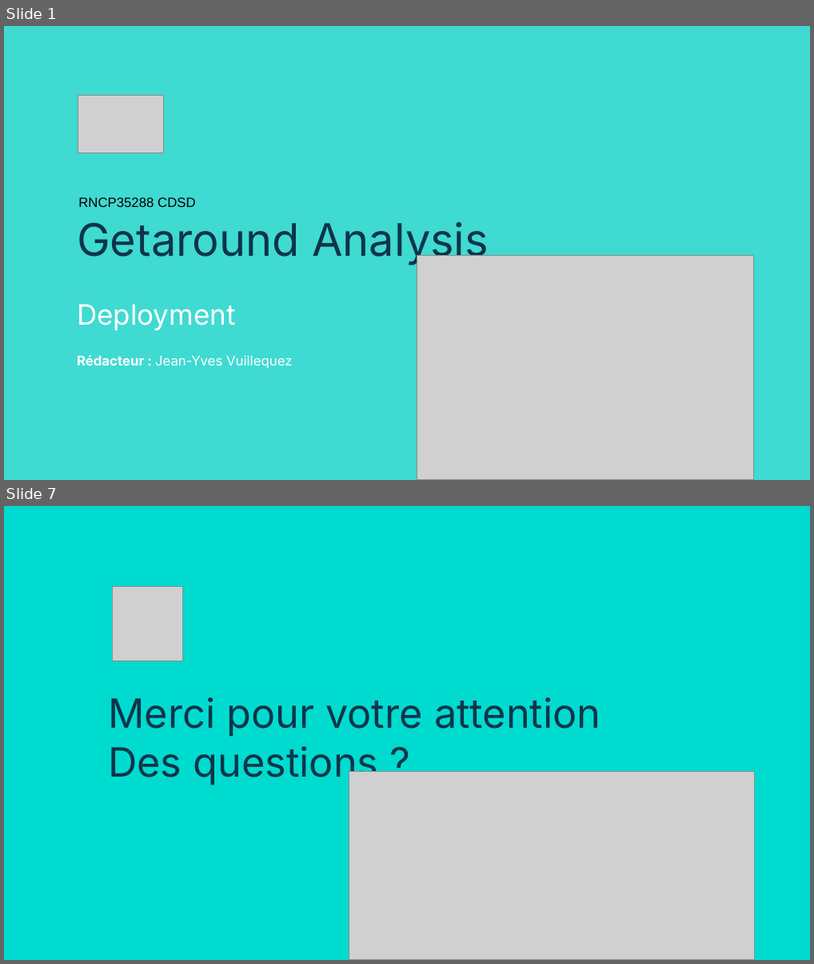
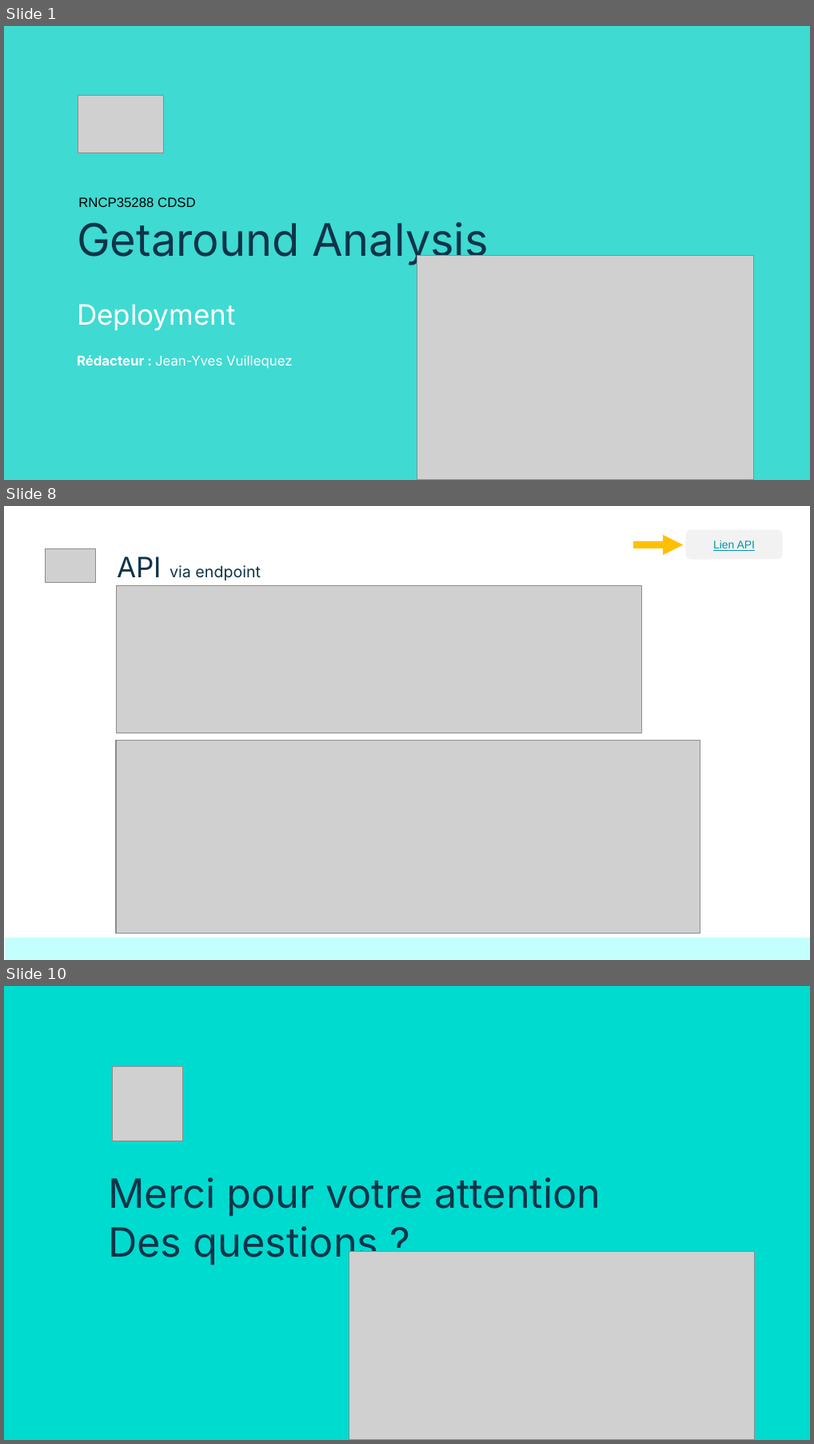
Before and after one commit to jyvuillequez/Bloc_05_Projet_Getaround, a slide deck: présentation/Bloc_05_Projet_Getaround.pptx. Shown one above the other, each under a label of ours: slides 1 and 7 before the commit, slides 1, 8 and 10 after it; the slides between them are not shown. The pictures are 814x964 and 814x1444 pixels, drawn with LibreOffice and Linux fonts; fonts in the diff are those of the drawing; grey boxes stand for pictures. Boxes give left, top, right and bottom in pixels: in the first picture for what was removed or moved away, otherwise in the second. Text is boxed around its words. In the diff, an @@ line names an element or a change of style, - is before the commit and + after.

```diff
--- a/présentation/Bloc_05_Projet_Getaround.pptx
+++ b/présentation/Bloc_05_Projet_Getaround.pptx
@@ slide 8 added at <box>4,506,810,960</box>, background #FFFFFF @@
@@ picture added at <box>45,548,96,583</box> @@
@@ arrow added from (633, 544) to (684, 544), #FFC000 6 pt @@
@@ rounded rectangle added at <box>686,530,783,560</box>, fill #F2F2F2 @@
@@ text added at <box>714,540,755,551</box>, 10 pt, text #0097A7, underline @@
+Lien API
@@ title added at <box>118,556,261,580</box>, 14 pt, text #0E3449 @@
+API via endpoint
@@ picture added at <box>116,586,642,732</box> @@
@@ picture added at <box>116,740,700,933</box> @@
@@ rectangle added at <box>5,937,810,959</box>, fill #C3FFFC @@
@@ what was slide 7 is now slide 10 @@
```
Also in this commit, not shown: 4 slides changed, 3 other slides added, 1 slide removed, 6 other files.
